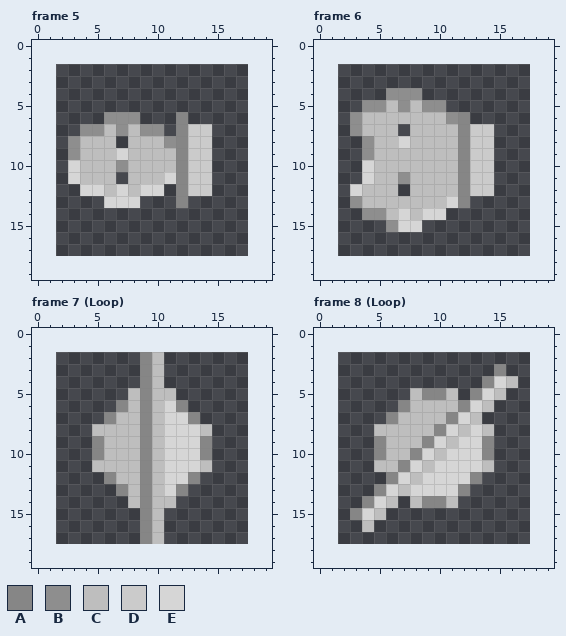
Two states of a pixel-art file, Sprites/Pawns/Pawn_05/Pawn_05_Part_Key.aseprite. The first picture shows the starting point.
16x16 pixels, 10 frames. Colours within 5 levels of each other are drawn and written as one. Shown: frame 5, frame 6, frame 7 (Loop), frame 8 (Loop). The old version is drawn lined up with the new one, on the new canvas. The commit also changed other frames, which this record leaves out.
Palette (. is transparent): A #868686  B #8e8e8e  C #bebebe  D #cbcbcb  E #d6d6d6
Pixels before, frame 5, first column x 3:
 6 ...BBB...A..
 7 .BBCBCBB.ADD
 8 BCCC.CCCBADD
 9 BCCCECCCCADD
10 ECCCBCCCCADD
11 ECCC.CCCEADD
12 .EECECEE.ADD
13 ...EEE...A..
Pixels before, frame 6, first column x 3:
 4 ...BBB......
 5 .BBCBCBB....
 6 BCCCCCCCBA..
 7 BCCC.CCCCADD
 8 .BCCECCCCADD
 9 .BCCCCCCCADD
10 .ECCCCCCCADD
11 .ECCBCCCCADD
12 ECCC.CCCCADD
13 BCCCCCCCEA..
14 .BBCECEE....
15 ...BEE......
Pixels before, frame 7 (Loop), first column x 5:
 2 ....AC....
 3 ....AC....
 4 ....AC....
 5 ...CACC...
 6 ..ACACEA..
 7 .ACCACEEA.
 8 CCCCACEEEC
 9 ACCCACEEEA
10 ACCCACEEEA
11 CCCCACEEEC
12 .ACCACEEA.
13 ..ACACEA..
14 ...CACC...
15 ....AC....
16 ....AC....
17 ....AC....
Pixels before, frame 8 (Loop), first column x 3:
 3 ............A.
 4 ...........AEC
 5 .....CAAC.AEC.
 6 ....ACCCCAEC..
 7 ...ACCCCAEC...
 8 ..CCCCCAECEC..
 9 ..ACCCAECEEA..
10 ..ACCAECEEEA..
11 ..CCAECEEEEC..
12 ...AECEEEEA...
13 ..AECEEEEA....
14 .AEC.CAAC.....
15 AEC...........
16 .C............
The result:
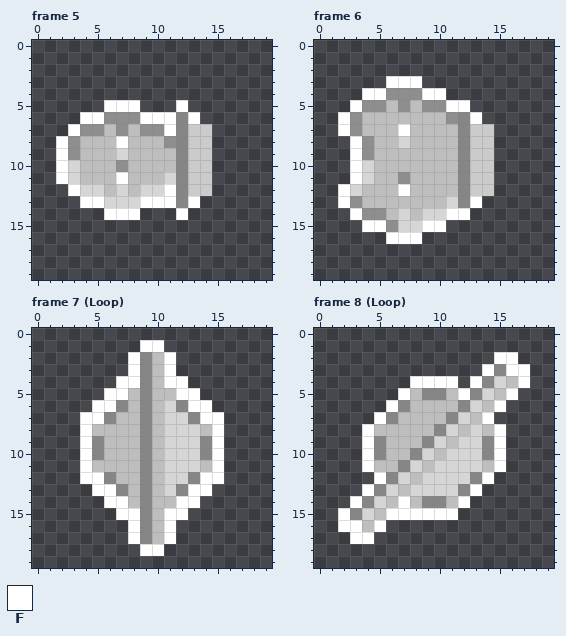
Colours new in this view: F #ffffff
Difference:
canvas 16x16 -> 20x20, the old top-left corner now at 2,2
Frame 5:
Colour F is added in row 5 at x 6 to 8 and 12; in row 6 at x 4 to 5, 9 to 11 and 13; in row 7 at x 3 and 11; in row 8 at x 2 and 7; in rows 9 to 10 at x 2; in row 11 at x 2 and 7.
Colour F is added in row 12 at x 3 and 11; in row 13 at x 4 to 5, 9 to 11 and 13; in row 14 at x 6 to 8 and 12.
Frame 6:
Colour F is added in row 3 at x 6 to 8; in row 4 at x 4 to 5 and 9 to 10; in row 5 at x 3 and 11 to 12; in row 6 at x 2 and 13; in row 7 at x 2 and 7; in rows 8 to 11 at x 3.
Colour F is added in row 12 at x 2 and 7; in row 13 at x 2 and 13; in row 14 at x 3 and 11 to 12; in row 15 at x 4 to 5 and 9 to 10; in row 16 at x 6 to 8.
Frame 7 (Loop):
Colour F is added in row 1 at x 9 to 10; in rows 2 to 3 at x 8 and 11; in row 4 at x 7 to 8 and 11 to 12; in row 5 at x 6 to 7 and 12 to 13; in row 6 at x 5 to 6 and 13 to 14; in row 7 at x 4 to 5 and 14 to 15.
Colour F is added in rows 8 to 11 at x 4 and 15; in row 12 at x 4 to 5 and 14 to 15; in row 13 at x 5 to 6 and 13 to 14; in row 14 at x 6 to 7 and 12 to 13; in row 15 at x 7 to 8 and 11 to 12; in rows 16 to 17 at x 8 and 11.
Colour F is added in row 18 at x 9 to 10.
Frame 8 (Loop):
Colour F is added in row 2 at x 15 to 16; in row 3 at x 14 and 16 to 17; in row 4 at x 8 to 11, 13 and 17; in row 5 at x 7, 12 and 16; in row 6 at x 6 and 15; in row 7 at x 5 and 14.
Colour F is added in rows 8 to 11 at x 4 and 15; in row 12 at x 5 and 14; in row 13 at x 4 and 13; in row 14 at x 3, 7 and 12; in row 15 at x 2 and 6 to 11; in row 16 at x 2 to 3 and 5.
Colour F is added in row 17 at x 3 to 4.
Boxes around the changes in both pictures, in picture pixels (x1, y1, x2, y2):
added: (56, 100, 200, 220)
added: (338, 76, 482, 244)
added: (80, 340, 224, 556)
added: (338, 352, 530, 544)
